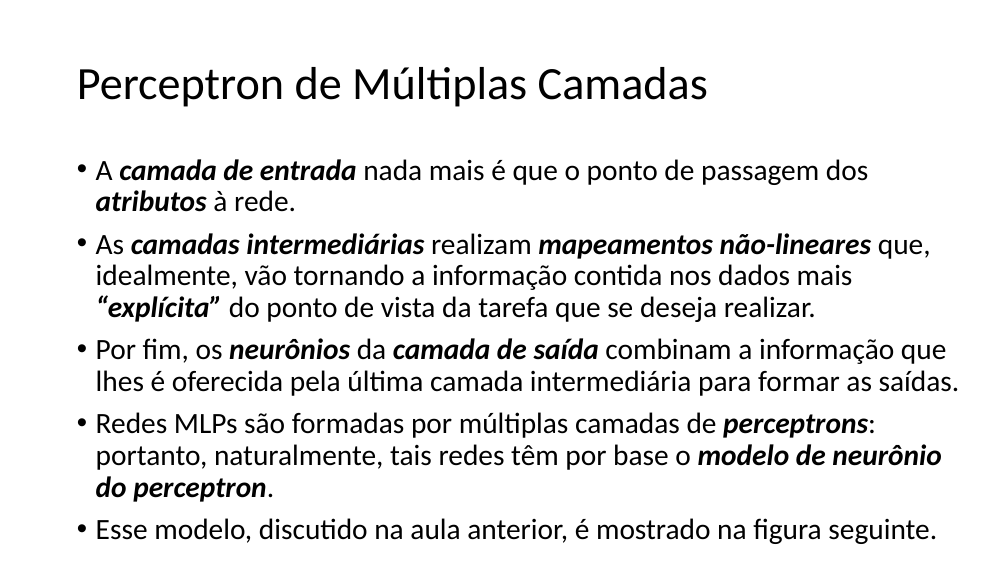
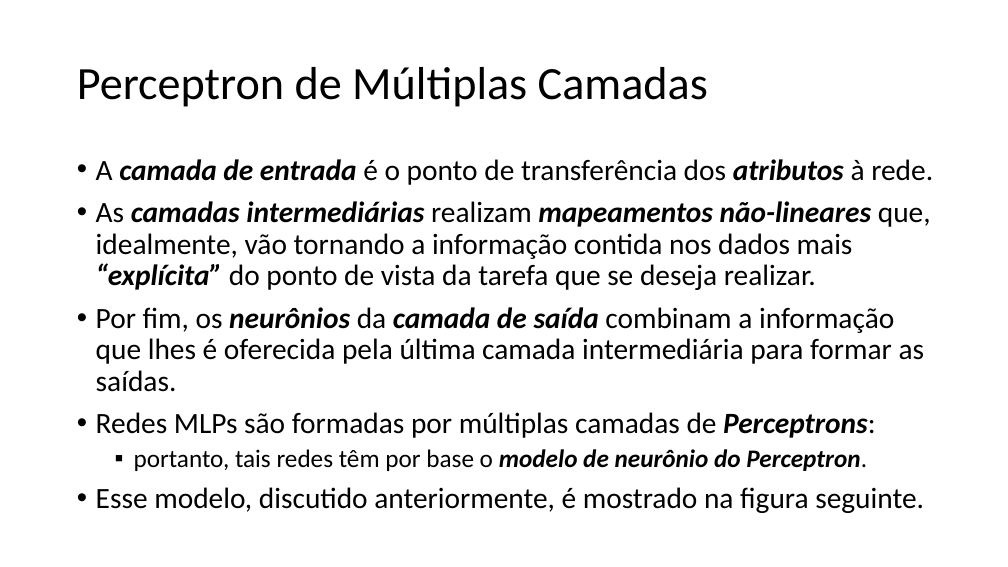
Before and after one commit to zz4fap/t320_aprendizado_de_maquina, a slide deck: slide 5 of slides/T320_Redes_Neurais_Artificiais (Parte II).pptx. Drawn at 1008x567 pixels with LibreOffice and Linux fonts; fonts in the diff are those of the drawing. Boxes give left, top, right and bottom in pixels: in the first picture for what was removed or moved away, otherwise in the second. Text is boxed around its words. In the diff, an @@ line names an element or a change of style, - is before the commit and + after.

```diff
--- a/slides/T320_Redes_Neurais_Artificiais (Parte II).pptx
+++ b/slides/T320_Redes_Neurais_Artificiais (Parte II).pptx
@@ text at [96, 159, 933, 185]: text changed @@
-• A camada de entrada nada mais é que o ponto de passagem dos atributos à rede.
+• A camada de entrada é o ponto de transferência dos atributos à rede.
@@ text at [96, 412, 924, 513]: text changed @@
-• Redes MLPs são formadas por múltiplas camadas de perceptrons: portanto, naturalmente, tais redes têm por base o modelo de neurônio do perceptron.
-• Esse modelo, discutido na aula anterior, é mostrado na figura seguinte.
+• Redes MLPs são formadas por múltiplas camadas de Perceptrons:
+  ▪ portanto, tais redes têm por base o modelo de neurônio do Perceptron.
+• Esse modelo, discutido anteriormente, é mostrado na figura seguinte.
```
Also in this commit, not shown: 4 other slides changed, 2 slides added, 1 slide removed.
